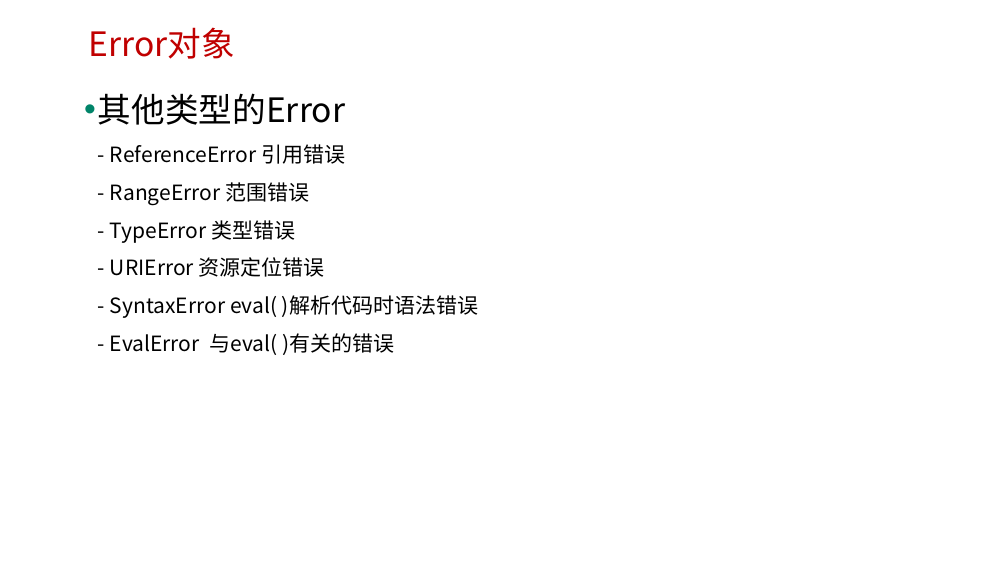
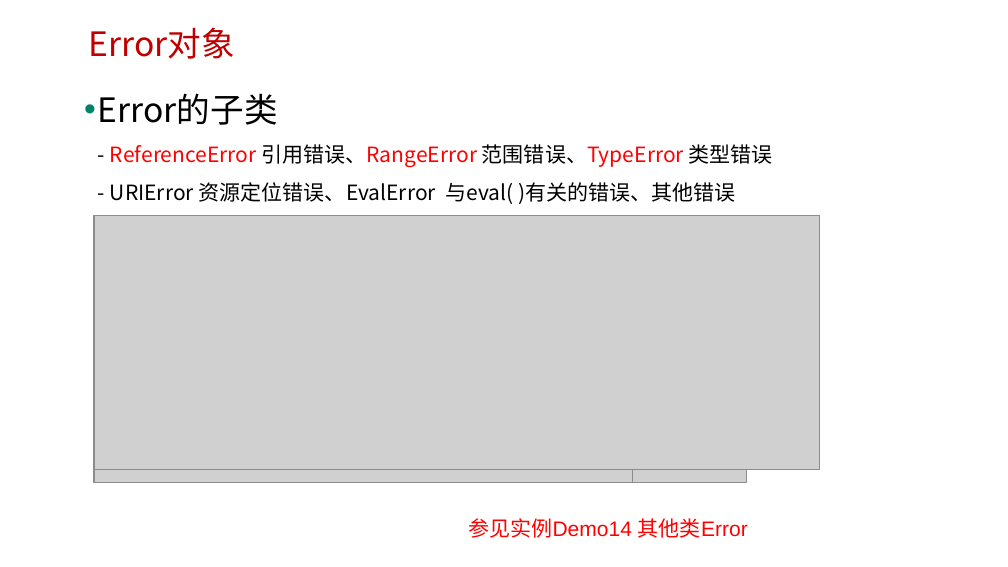
Before and after one commit to edu2act/course-javascript-advanced, a slide deck: slide 24 of 课程PPT/10.JavaScript标准内置对象-构造器（RegExp、Error）.pptx (slide 25 before the commit). Drawn at 1008x567 pixels with LibreOffice and Linux fonts; fonts in the diff are those of the drawing; grey boxes stand for pictures; background and template pictures are left out. Boxes give left, top, right and bottom in pixels: in the first picture for what was removed or moved away, otherwise in the second. Text is boxed around its words. In the diff, an @@ line names an element or a change of style, - is before the commit and + after.

```diff
--- a/课程PPT/10.JavaScript标准内置对象-构造器（RegExp、Error）.pptx
+++ b/课程PPT/10.JavaScript标准内置对象-构造器（RegExp、Error）.pptx
@@ text at <box>98,93,773,204</box>: text changed @@
-• 其他类型的Error
-  - ReferenceError 引用错误
-  - RangeError 范围错误
-  - TypeError 类型错误
-  - URIError 资源定位错误
-  - SyntaxError eval( )解析代码时语法错误
-  - EvalError 与eval( )有关的错误
+• Error的子类
+  - ReferenceError 引用错误、RangeError 范围错误、TypeError 类型错误
+  - URIError 资源定位错误、EvalError 与eval( )有关的错误、其他错误
@@ picture added at <box>94,216,746,482</box> @@
@@ picture added at <box>95,216,633,482</box> @@
@@ picture added at <box>95,216,820,470</box> @@
@@ text added at <box>468,518,748,538</box>, 20 pt, text #FF0000 @@
+参见实例Demo14 其他类Error
```
Also in this commit, not shown: 5 other slides changed, 2 slides added, 2 slides removed, 16 other files.
